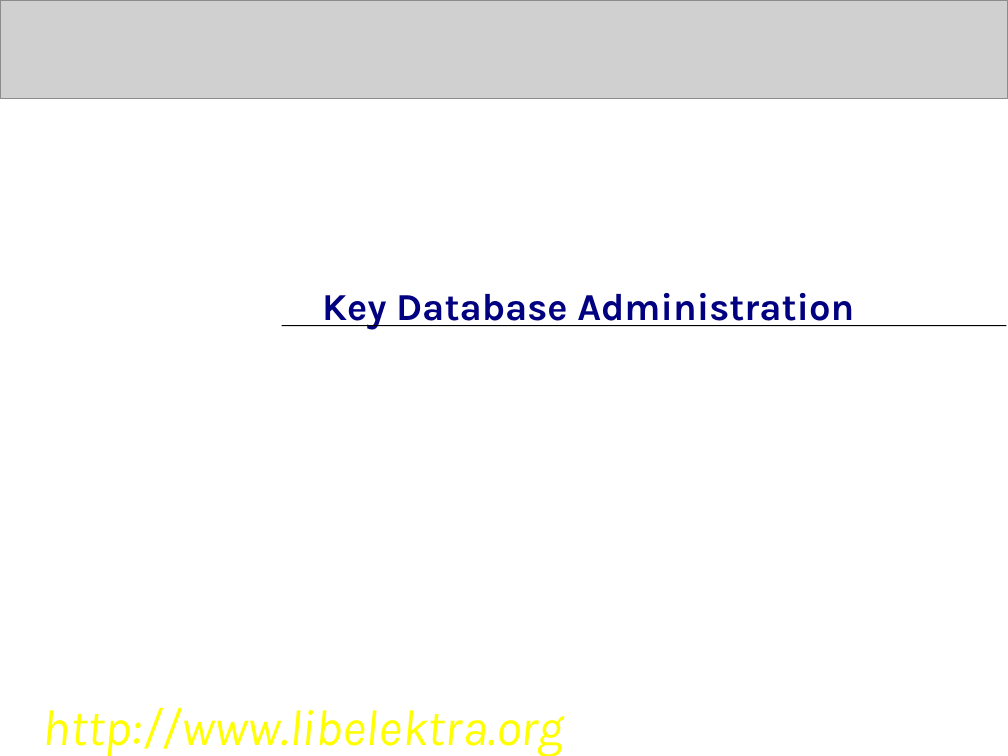
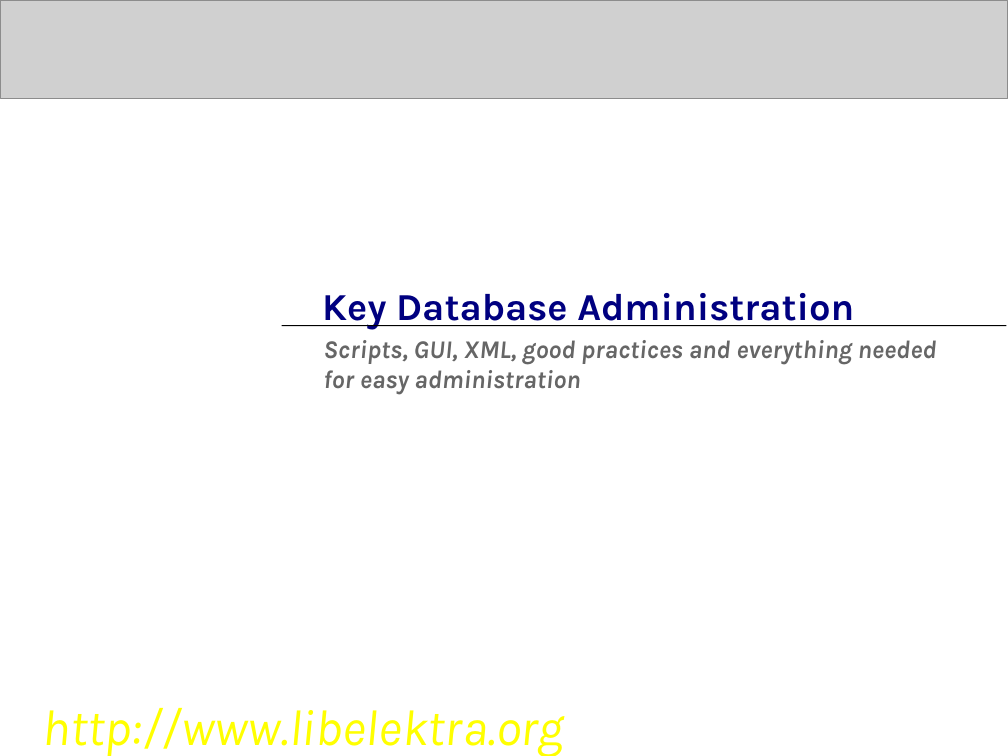
Before and after one commit to ElektraInitiative/libelektra, a slide deck: slide 23 of doc/elektra.odp (slide 22 before the commit). Drawn at 1008x756 pixels with LibreOffice and Linux fonts; fonts in the diff are those of the drawing; grey boxes stand for pictures; background and template pictures are left out. Boxes give left, top, right and bottom in pixels: in the first picture for what was removed or moved away, otherwise in the second. Text is boxed around its words. In the diff, an @@ line names an element or a change of style, - is before the commit and + after.

```diff
--- a/doc/elektra.odp
+++ b/doc/elektra.odp
@@ text added at (323, 340, 937, 395), 20 pt, text #666666, bold, italic @@
+Scripts, GUI, XML, good practices and everything needed for easy administration
```
Also in this commit, not shown: 6 other slides changed, 2 slides added, 1 slide removed.
